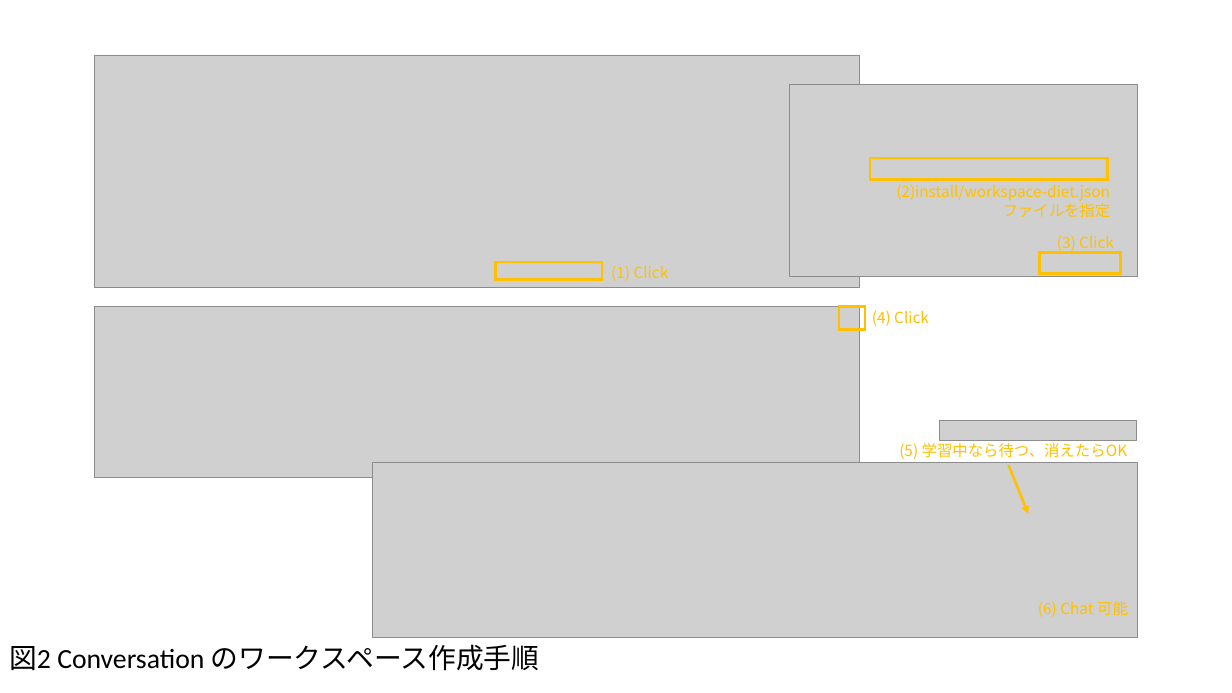
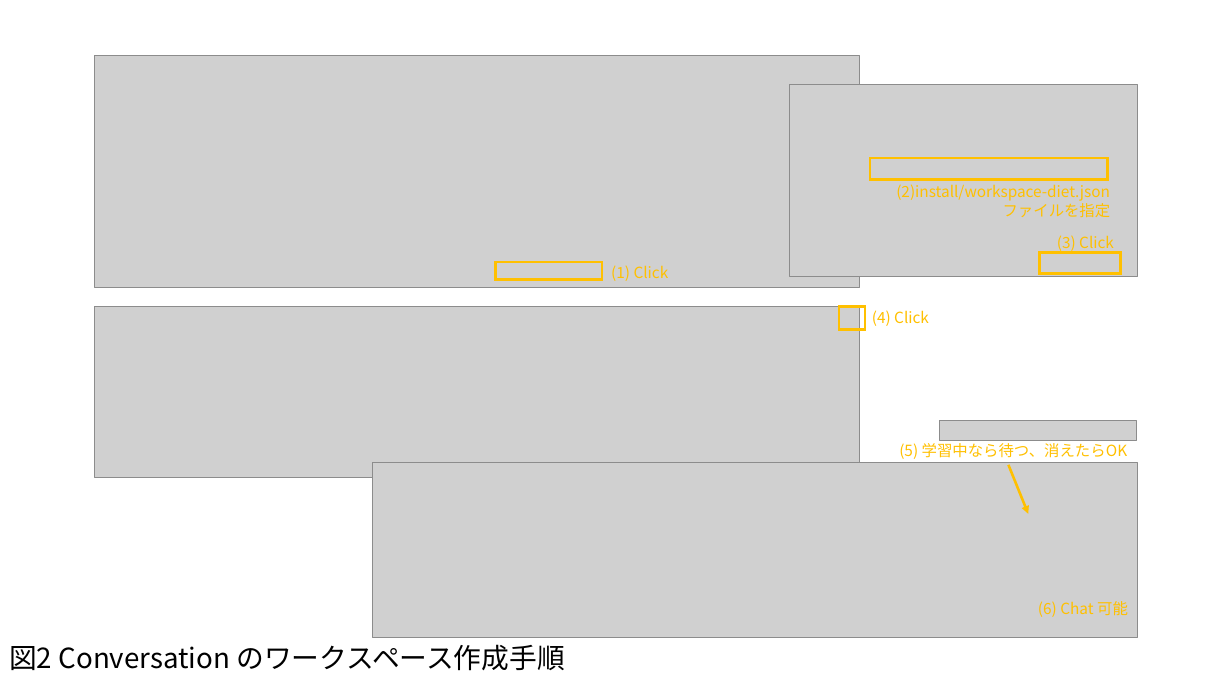
Before and after one commit to ippei0605/serverless-conversation, a slide deck: slide 2 of docs/figure.pptx. Drawn at 1232x693 pixels with LibreOffice and Linux fonts; fonts in the diff are those of the drawing; grey boxes stand for pictures. Boxes give left, top, right and bottom in pixels: in the first picture for what was removed or moved away, otherwise in the second. Text is boxed around its words. In the diff, an @@ line names an element or a change of style, - is before the commit and + after.

Commit message:
手順補足

```diff
--- a/docs/figure.pptx
+++ b/docs/figure.pptx
@@ title "図2 Conversation のワークスペース作成手順" at (x1=9, y1=644, x2=564, y2=671): font Calibri to Noto Sans CJK JP @@
```
Also in this commit, not shown: 2 other slides changed, 1 slide added, 1 other file.
